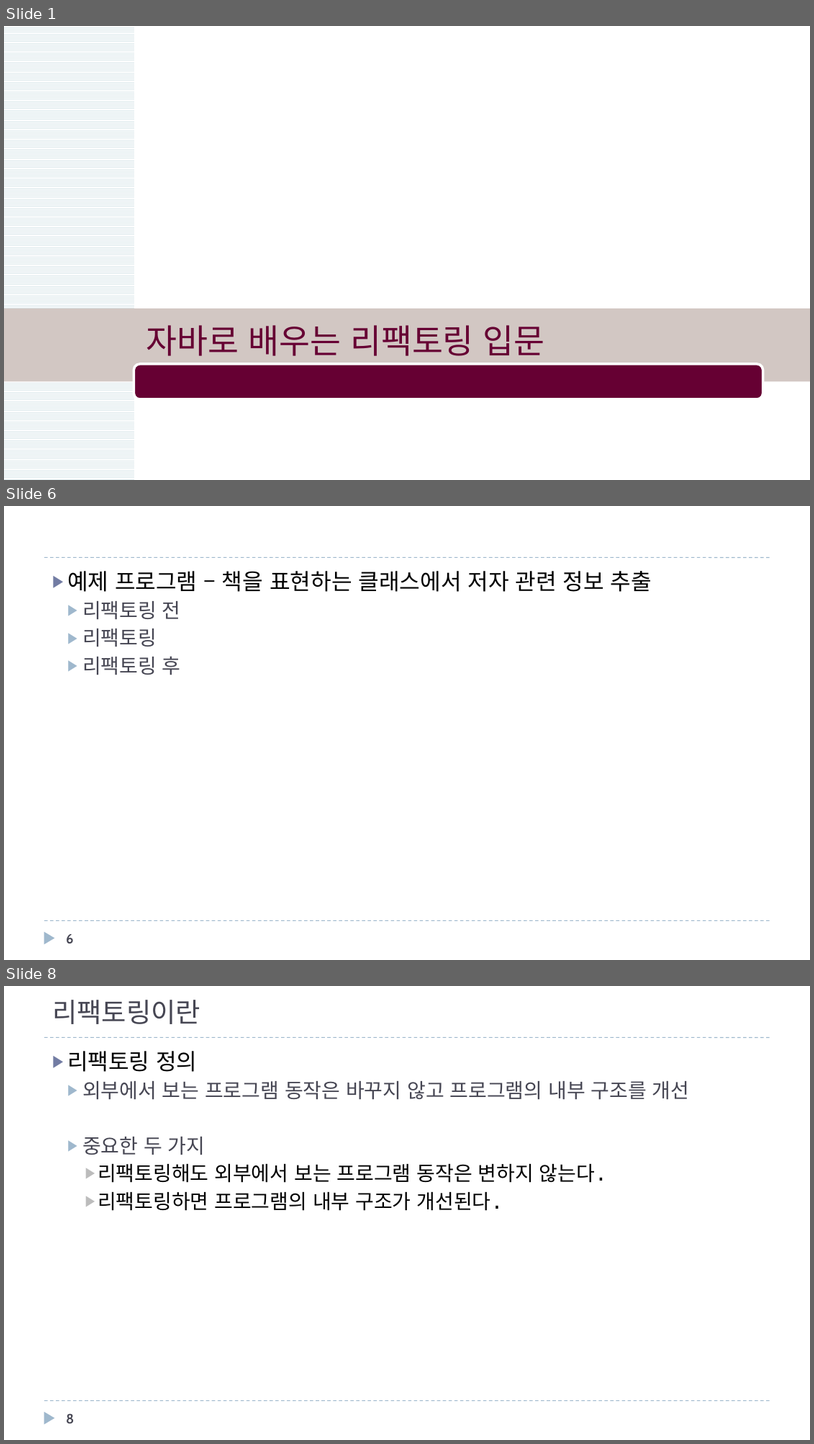
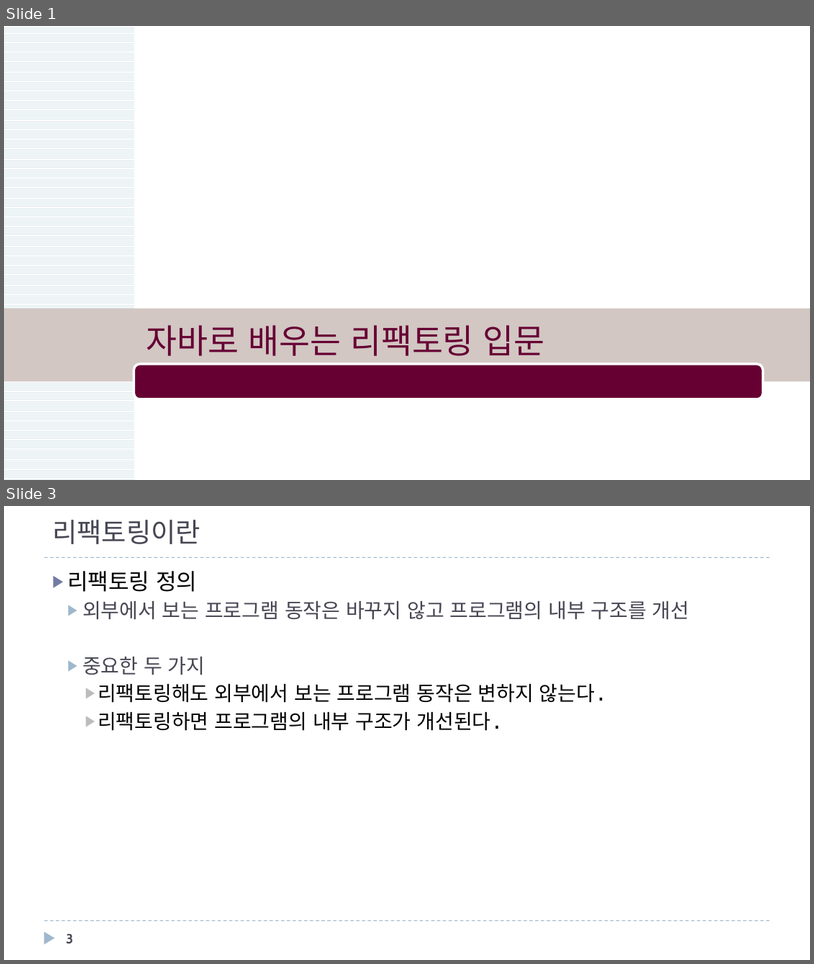
Before and after one commit to mkgungor/refactoring_java, a slide deck: ppt/자바로 배우는 리팩토링 입문.pptx. Shown one above the other, each under a label of ours: slides 1, 6 and 8 before the commit, slides 1 and 3 after it; the slides between them are not shown. The pictures are 814x1444 and 814x964 pixels, drawn with LibreOffice and Linux fonts; fonts in the diff are those of the drawing; background and template pictures are left out. Boxes give left, top, right and bottom in pixels: in the first picture for what was removed or moved away, otherwise in the second. Text is boxed around its words. In the diff, an @@ line names an element or a change of style, - is before the commit and + after.

```diff
--- a/ppt/자바로 배우는 리팩토링 입문.pptx
+++ b/ppt/자바로 배우는 리팩토링 입문.pptx
@@ slide 6 removed at box(4, 506, 810, 960), background #FFFFFF; not listed: 3 template elements that a slide beside it also shows @@
@@ text removed at box(67, 571, 652, 674) @@
-▶ 예제 프로그램 – 책을 표현하는 클래스에서 저자 관련 정보 추출
-  ▶ 리팩토링 전
-  ▶ 리팩토링
-  ▶ 리팩토링 후
@@ page number removed at box(66, 934, 73, 943) @@
-6
@@ what was slide 8 is now slide 3 @@
@@ page number at box(66, 933, 73, 943): text changed @@
-8
+3
```
Also in this commit, not shown: 7 slides changed, 2 slides added, 4 other slides removed.
